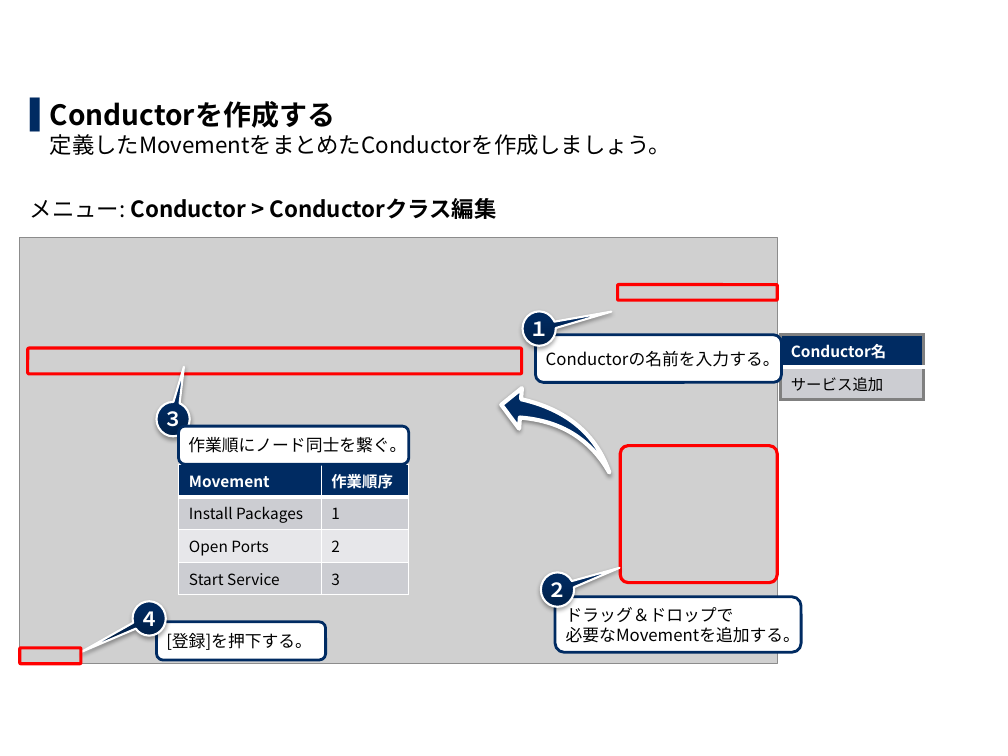
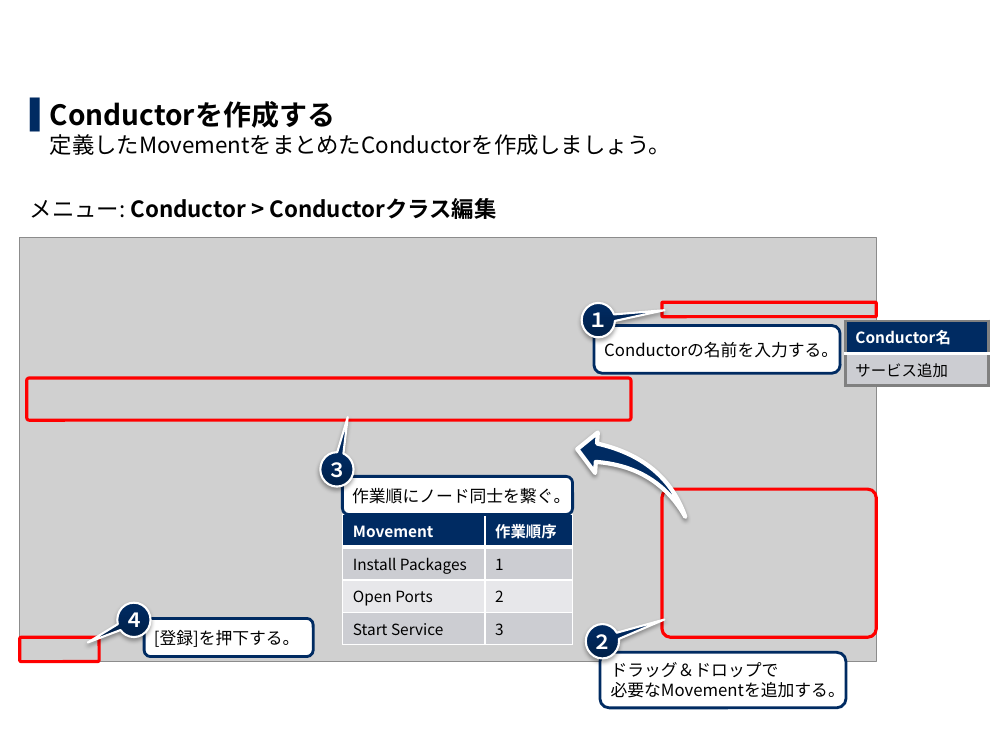
Before and after one commit to exastro-suite/it-automation-docs, a slide deck: slide 14 of asset/Learn_ja/ITA-Ansible-Driver_ja_practice.pptx. Drawn at 1008x756 pixels with LibreOffice and Linux fonts; fonts in the diff are those of the drawing; grey boxes stand for pictures; background and template pictures are left out. Boxes give left, top, right and bottom in pixels: in the first picture for what was removed or moved away, otherwise in the second. Text is boxed around its words. In the diff, an @@ line names an element or a change of style, - is before the commit and + after.

```diff
--- a/asset/Learn_ja/ITA-Ansible-Driver_ja_practice.pptx
+++ b/asset/Learn_ja/ITA-Ansible-Driver_ja_practice.pptx
@@ picture resized from (x1=20, y1=238, x2=777, y2=664) to (x1=20, y1=237, x2=877, y2=661) @@
@@ speech bubble "１" at (x1=582, y1=302, x2=615, y2=337): proportions changed @@
@@ speech bubble "１" moved from (x1=522, y1=311, x2=555, y2=346) to (x1=582, y1=302, x2=615, y2=337) @@
@@ rounded rectangle "Conductorの名前を入力する。" moved from (x1=535, y1=335, x2=781, y2=382) to (x1=594, y1=326, x2=840, y2=373) @@
@@ rounded rectangle resized from (x1=618, y1=284, x2=777, y2=299) to (x1=662, y1=302, x2=877, y2=317) @@
@@ table moved from (x1=781, y1=335, x2=924, y2=395) to (x1=846, y1=321, x2=989, y2=381) @@
@@ rounded rectangle resized from (x1=27, y1=348, x2=521, y2=374) to (x1=27, y1=378, x2=631, y2=420) @@
@@ swoosh arrow moved from (x1=501, y1=385, x2=610, y2=478) to (x1=577, y1=429, x2=685, y2=522) @@
@@ 1 table, 1 speech bubble, 1 rounded rectangle moved together from (x1=156, y1=402, x2=408, y2=589) to (x1=321, y1=453, x2=573, y2=639) @@
@@ rounded rectangle resized from (x1=620, y1=446, x2=777, y2=583) to (x1=662, y1=489, x2=877, y2=637) @@
@@ speech bubble "４" moved from (x1=133, y1=601, x2=166, y2=635) to (x1=117, y1=603, x2=150, y2=637) @@
@@ speech bubble "４" at (x1=117, y1=603, x2=150, y2=637): proportions changed @@
@@ rounded rectangle "[登録]を押下する。" moved from (x1=156, y1=622, x2=326, y2=660) to (x1=144, y1=619, x2=313, y2=657) @@
@@ speech bubble "２" moved from (x1=541, y1=573, x2=575, y2=607) to (x1=586, y1=624, x2=619, y2=658) @@
@@ rounded rectangle resized from (x1=20, y1=648, x2=82, y2=664) to (x1=20, y1=637, x2=100, y2=661) @@
@@ rounded rectangle "ドラッグ＆ドロップで 必要なMovementを追加する。" moved from (x1=555, y1=597, x2=801, y2=652) to (x1=600, y1=652, x2=846, y2=708) @@
```
Also in this commit, not shown: 35 other slides changed, 1 other file.
